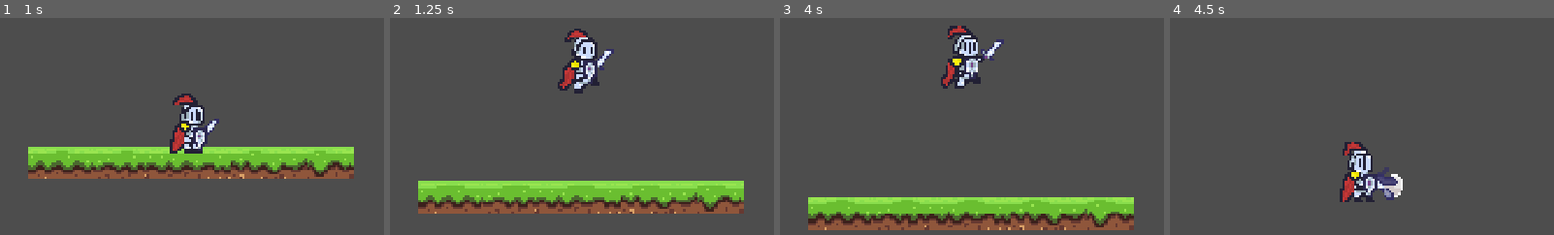
Above: before the commit, frames 1-4 (left to right).
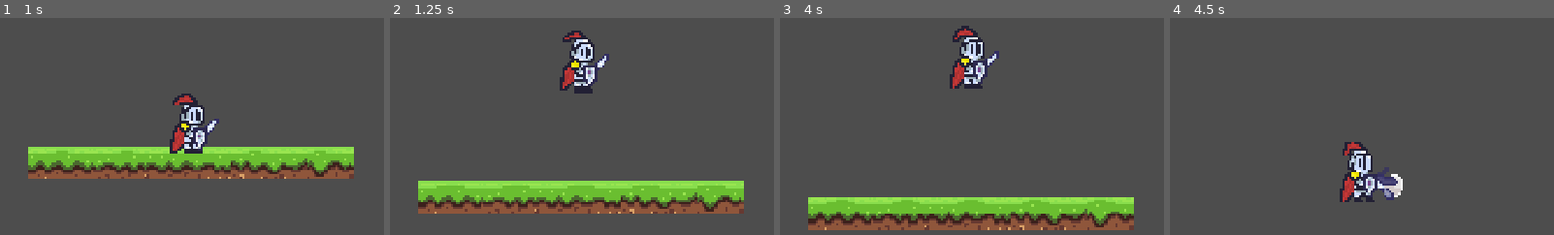
Above: after the commit, the same moments.

Repository: MarcusFDev/2d-action-rpg
Game: Godot game, scene res://scenes/levels/tutorial_level.tscn
The game is run twice, just before and just after one commit, with the same random seed, the same clock (stepped at 60 frames per second) and the same inputs. This scene is started directly instead of the project's main scene.
Inputs (mouse positions are % of the whole screen's width and height, from its top left):
- Up to frame 1 (1 s): tap Enter at 0.5 s; move the mouse to (45, 70) at 0.52 s; hold Up (ui_up) from 0.53 s (still down); click (45, 70) at 0.6 s; tap Space (jump) at 0.77, 0.8 s
- Up to frame 2 (1.25 s): keep holding Up (ui_up); tap Space (jump) at 1.07 s
- Up to frame 3 (4 s): release Up (ui_up) at 1.25 s; drag from (81, 65) to (45, 70) at 1.27 s; move the mouse to (20, 35) at 2.02 s; hold A (move_left) 2.03-2.75 s; click (20, 35) at 2.1 s; tap Space (jump) at 2.3, 3.77, 3.8 s; drag from (55, 50) to (20, 35) at 2.77 s; move the mouse to (35, 25) at 3.52 s; hold Down (ui_down) from 3.53 s (still down); tap U at 3.6 s
- Up to frame 4 (4.5 s): tap Space (jump) at 4.07 s; release Down (ui_down) at 4.25 s; drag from (73, 45) to (35, 25) at 4.27 s
The pictures show only the part of the screen within x 25-75%, y 37-87%; the shares and areas given below are measured in that part.

Frame 1 is identical in both runs. In frame 2, 1.4% of the frame differs, in the area x 43-59%, y 4-35%; in frame 3, 2.6%, in the area x 41-59%, y 3-33%; in frame 4, nothing differs.

Commit message:
Change: Hard-Coded NodePaths replaced with Inspector exports for Player.

Diff:
--- a/game/scenes/player/player.tscn
+++ b/game/scenes/player/player.tscn
@@ -417,6 +417,23 @@
 z_index = 5
 collision_mask = 14
 script = ExtResource("1_g2els")
+actor_path = NodePath(".")
+animations_path = NodePath("Animations")
+game_over_timer_path = NodePath("GameOverDelayTimer")
+state_machine_path = NodePath("StateMachine")
+idle_state_path = NodePath("StateMachine/IdleState")
+move_state_path = NodePath("StateMachine/MoveState")
+jump_state_path = NodePath("StateMachine/JumpState")
+fall_state_path = NodePath("StateMachine/FallState")
+attack_state_path = NodePath("StateMachine/AttackState")
+hurt_state_path = NodePath("StateMachine/HurtState")
+heal_state_path = NodePath("StateMachine/HealState")
+death_state_path = NodePath("StateMachine/DeathState")
+ground_check_component = NodePath("Components/GroundCheckComponent")
+direction_flip_component = NodePath("Components/DirectionFlipComponent")
+movement_component = NodePath("Components/MovementComponent")
+jump_component = NodePath("Components/JumpComponent")
+gravity_component = NodePath("Components/GravityComponent")
 
 [node name="Animations" type="AnimatedSprite2D" parent="."]
 position = Vector2(0, -12)
@@ -483,8 +500,13 @@
 
 [node name="JumpState" type="Node" parent="StateMachine"]
 script = ExtResource("13_3j4b4")
-jump_animation = "jump"
+actor_path = NodePath("../..")
+state_animation = "jump"
 use_parent_logic = true
+gravity_component = NodePath("../../Components/GravityComponent")
+ground_check_component = NodePath("../../Components/GroundCheckComponent")
+jump_component = NodePath("../../Components/JumpComponent")
+movement_component = NodePath("../../Components/MovementComponent")
 
 [node name="FallState" type="Node" parent="StateMachine"]
 script = ExtResource("14_yj68g")
--- a/game/scripts/player/player.gd
+++ b/game/scripts/player/player.gd
@@ -1,33 +1,61 @@
 class_name Player
 extends CharacterBody2D
 
-@onready var hud: Control = $"../../Interfaces/CanvasLayer/Hud/Hud"
-@onready var animations: AnimatedSprite2D = $Animations
-@onready var state_machine: Node = $StateMachine
-@onready var game_over_menu: Control = $"../../Interfaces/CanvasLayer/Menus/GameOverMenu"
-@onready var game_over_timer: Timer = $GameOverDelayTimer
-
-# Player Components
-@onready var gravity_component: Node = $Components/GravityComponent
-@onready var ground_check_component: Node = $Components/GroundCheckComponent
-@onready var flip_component: Node = $Components/DirectionFlipComponent
-@onready var movement_component: Node = $"Components/MovementComponent"
-@onready var jump_component: Node = $Components/JumpComponent
-
-# Generic States
-@onready var idle_state: IdleState = $StateMachine/IdleState
-@onready var move_state: MoveState = $StateMachine/MoveState
-@onready var jump_state: JumpState = $StateMachine/JumpState
-@onready var fall_state: FallState = $StateMachine/FallState
-@onready var heal_state: HealState = $StateMachine/HealState
-@onready var hurt_state: HurtState = $StateMachine/HurtState
-@onready var attack_state: AttackState =$StateMachine/AttackState
-@onready var death_state: DeathState = $StateMachine/DeathState
-
+@export var actor_path: NodePath
+@export var animations_path: NodePath
+## Enables debug messages in the output terminal. [br]
+## [b]Note:[/b] Useful for development and troubleshooting.
+@export var enable_debug: bool = false
+
+@export_category("Actor Settings")
+
+@export_group("Temporary Options")
 @export var max_health : int = 9
 @export var starting_health : int = 5
-
-# Script Variables
+@export var hud_path: NodePath
+@export var game_over_menu_path: NodePath
+@export var game_over_timer_path: NodePath
+
+@export_group("State Paths")
+@export var state_machine_path: NodePath
+@export var idle_state_path: NodePath
+@export var move_state_path: NodePath
+@export var jump_state_path: NodePath
+@export var fall_state_path: NodePath
+@export var attack_state_path: NodePath
+@export var hurt_state_path: NodePath
+@export var heal_state_path: NodePath
+@export var death_state_path: NodePath
+
+@export_group("Component Paths")
+@export var ground_check_component: NodePath
+@export var direction_flip_component: NodePath
+@export var movement_component: NodePath
+@export var jump_component: NodePath
+@export var gravity_component: NodePath
+
+@onready var actor: CharacterBody2D = get_node_or_null(actor_path)
+@onready var animations: AnimatedSprite2D = get_node_or_null(animations_path)
+@onready var hud: Node = get_node_or_null(hud_path)
+@onready var game_over_menu: Node = get_node_or_null(game_over_menu_path)
+@onready var game_over_timer: Node = get_node_or_null(game_over_timer_path)
+
+@onready var state_machine: Node = get_node_or_null(state_machine_path)
+@onready var idle_state: Node = get_node_or_null(idle_state_path)
+@onready var move_state: Node = get_node_or_null(move_state_path)
+@onready var jump_state: Node = get_node_or_null(jump_state_path)
+@onready var fall_state: Node = get_node_or_null(fall_state_path)
+@onready var attack_state: Node = get_node_or_null(attack_state_path)
+@onready var hurt_state: Node = get_node_or_null(hurt_state_path)
+@onready var heal_state: Node = get_node_or_null(heal_state_path)
+@onready var death_state: Node = get_node_or_null(death_state_path)
+
+@onready var ground_check_comp: Node = get_node_or_null(ground_check_component)
+@onready var direction_flip_comp: Node = get_node_or_null(direction_flip_component)
+@onready var movement_comp: Node = get_node_or_null(movement_component)
+@onready var jump_comp: Node = get_node_or_null(jump_component)
+@onready var gravity_comp: Node = get_node_or_null(gravity_component)
+
 var current_health : int = starting_health
 var was_grounded: bool = false
 
@@ -50,8 +78,7 @@
 
 func _idle_state() -> void:
 	idle_state.handle_input = func(_event: InputEvent) -> State:
-		#var is_grounded: bool = ground_check_component.is_grounded
-		if InputManagerClass.is_jump_pressed() and jump_component.can_jump():
+		if InputManagerClass.is_jump_pressed() and jump_comp.can_jump():
 			if idle_state.enable_debug:
 				print("Player Jump Key detected. Switching to: ", jump_state)
 			return jump_state
@@ -62,7 +89,7 @@
 		return null
 
 	idle_state.handle_physics = func(_delta: float) -> State:
-		var is_grounded: bool = ground_check_component.is_grounded
+		var is_grounded: bool = ground_check_comp.is_grounded
 		if not is_grounded:
 			if idle_state.enable_debug:
 				print("Player cannot detect floor. Switching to: ", fall_state)
@@ -72,7 +99,7 @@
 
 func _move_state() -> void:
 	move_state.handle_physics = func(_delta: float) -> State:
-		var is_grounded: bool = ground_check_component.is_grounded
+		var is_grounded: bool = ground_check_comp.is_grounded
 		if not is_grounded:
 			if move_state.enable_debug:
 				print("Player cannot detect floor. Switching to: ", fall_state)
@@ -80,18 +107,18 @@
 
 		var input_direction: float = InputManagerClass.get_movement_axis()
 		if input_direction != 0:
-			movement_component.set_direction(Vector2((input_direction), 0))
+			movement_comp.set_direction(Vector2((input_direction), 0))
 		else:
-			movement_component.set_direction(Vector2.ZERO)
-
-		movement_component.apply(_delta)
+			movement_comp.set_direction(Vector2.ZERO)
+
+		movement_comp.apply(_delta)
 
 		if input_direction == 0:
 			if move_state.enable_debug:
 				print("Player Movement ended. Switching to:", idle_state)
 			return idle_state
 
-		if InputManagerClass.is_jump_pressed() and jump_component.can_jump():
+		if InputManagerClass.is_jump_pressed() and jump_comp.can_jump():
 			if move_state.enable_debug:
 				print("Player Jump Key detected. Switching to: ", jump_state)
 			return jump_state
@@ -102,7 +129,7 @@
 	jump_state.handle_physics = func(_delta: float) -> State:
 		var input_direction: float = InputManagerClass.get_movement_axis()
 		if input_direction != 0:
-			var movement: float = input_direction * movement_component.move_speed
+			var movement: float = input_direction * movement_comp.move_speed
 			velocity.x = lerp(velocity.x, movement, 0.1)
 
 		if velocity.y > 0:
@@ -114,17 +141,17 @@
 func _fall_state() -> void:
 	fall_state.handle_physics = func(_delta: float) -> State:
 		var input_direction: float = InputManagerClass.get_movement_axis()
-		var target_speed: float = input_direction * movement_component.move_speed
+		var target_speed: float = input_direction * movement_comp.move_speed
 		velocity.x = lerp(velocity.x, target_speed, 0.1)
 
 		move_and_slide()
 
-		if InputManagerClass.is_jump_pressed() and jump_component.can_jump():
+		if InputManagerClass.is_jump_pressed() and jump_comp.can_jump():
 			if move_state.enable_debug:
 				print("Player Jump Key detected. Switching to: ", jump_state)
 			return jump_state
 
-		var is_grounded: bool = ground_check_component.is_grounded
+		var is_grounded: bool = ground_check_comp.is_grounded
 		if is_grounded:
 			var movement: float = velocity.x
 			if movement != 0:
@@ -142,15 +169,15 @@
 	trigger_attack()
 
 func _physics_process(delta: float) -> void:
-	ground_check_component.apply(delta)
-	if ground_check_component.just_landed():
-		jump_component.reset_jump_counter()
-
-	flip_component.apply(delta)
+	ground_check_comp.apply(delta)
+	if ground_check_comp.just_landed():
+		jump_comp.reset_jump_counter()
+
+	direction_flip_comp.apply(delta)
 	state_machine.process_physics(delta)
-	jump_component.update_timer(delta)
-
-	ground_check_component.post_update()
+	jump_comp.update_timer(delta)
+
+	ground_check_comp.post_update()
 
 func _process(delta: float) -> void:
 	state_machine.process_frame(delta)
